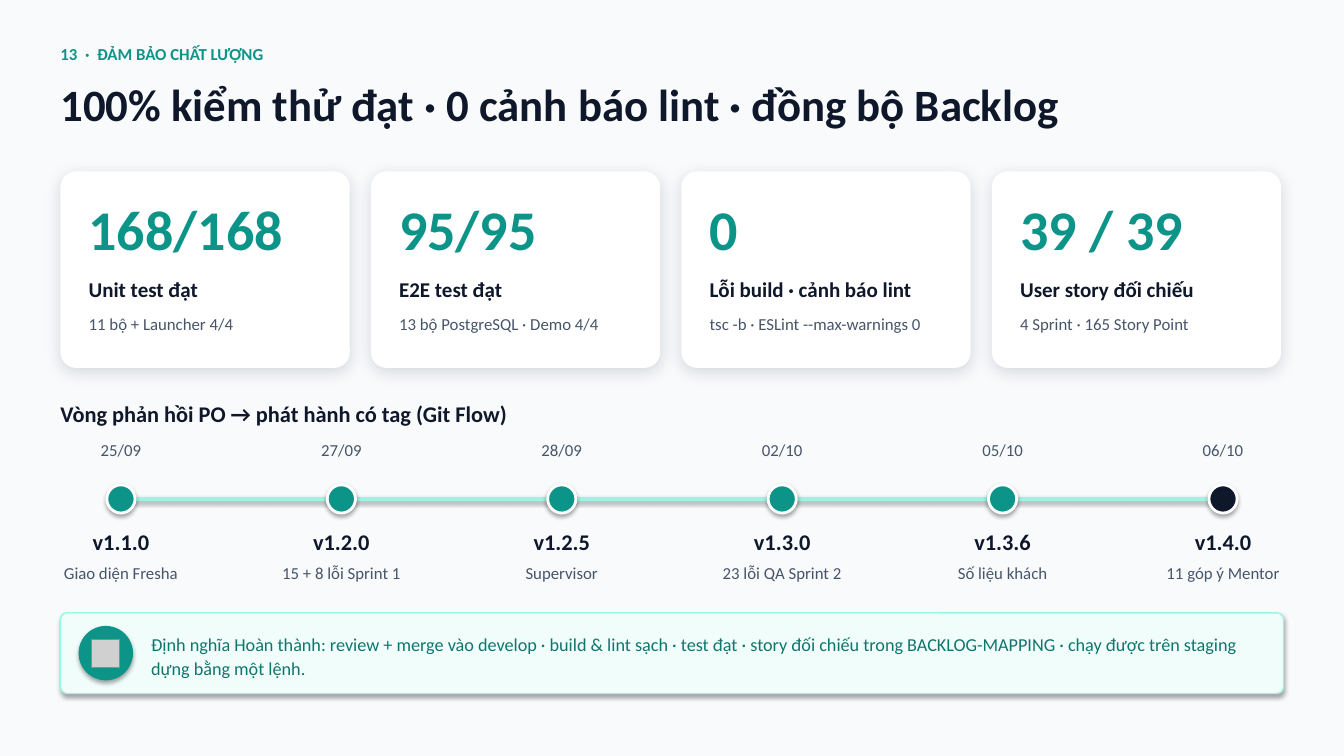
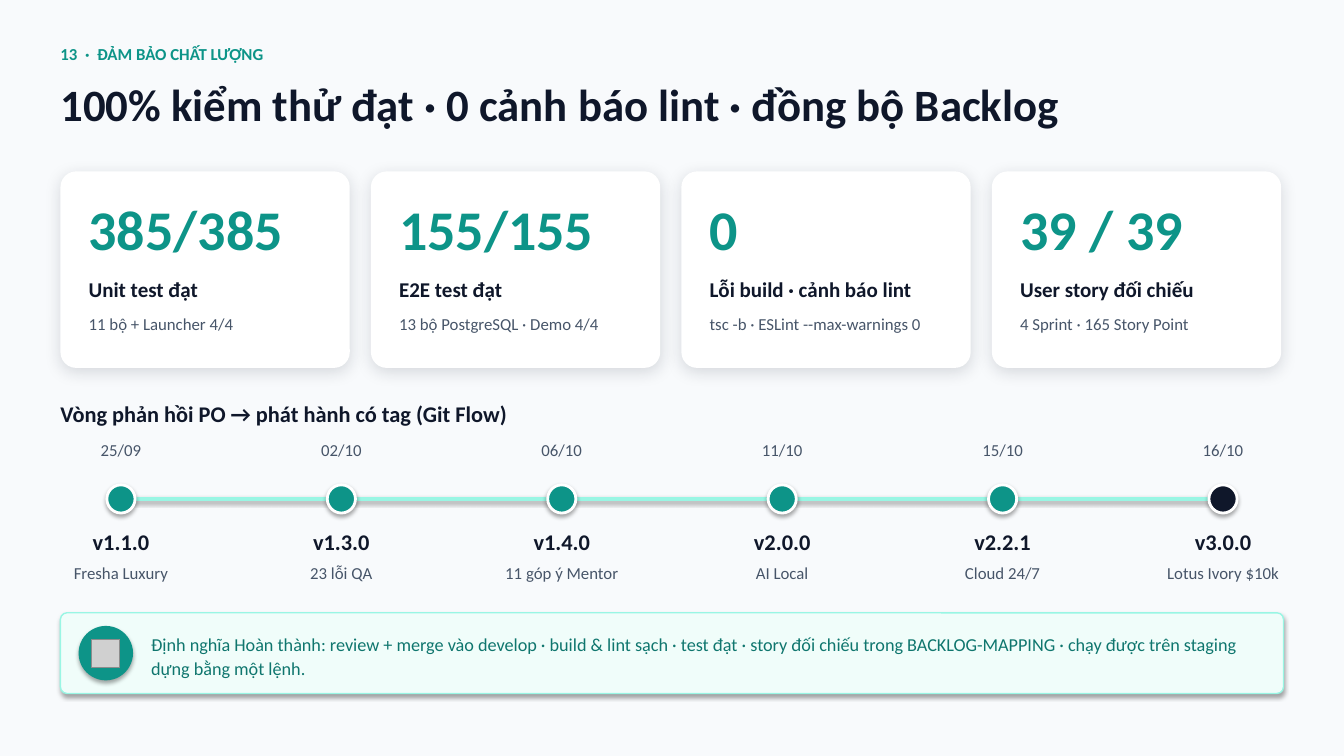
Before and after one commit to steveprovip/thucTap_HeThongDatLichSPA, a slide deck: slide 13 of docs/presentations/Slide_Bao_Cao_He_Thong_Dat_Lich_Salon_Spa.pptx. Drawn at 1344x756 pixels with LibreOffice and Linux fonts; fonts in the diff are those of the drawing; grey boxes stand for pictures. Boxes give left, top, right and bottom in pixels: in the first picture for what was removed or moved away, otherwise in the second. Text is boxed around its words. In the diff, an @@ line names an element or a change of style, - is before the commit and + after.

Commit message:
docs: dong bo so lieu bao cao Word va slide PPT len v3.0.0 (385 Unit tests, 155 E2E)

```diff
--- a/docs/presentations/Slide_Bao_Cao_He_Thong_Dat_Lich_Salon_Spa.pptx
+++ b/docs/presentations/Slide_Bao_Cao_He_Thong_Dat_Lich_Salon_Spa.pptx
@@ text at (89, 210, 283, 253): text changed @@
-168/168
+385/385
@@ text at (399, 210, 593, 253): text changed @@
-95/95
+155/155
@@ text at (321, 444, 361, 457): text changed @@
-27/09
+02/10
@@ text at (541, 444, 581, 457): text changed @@
-28/09
+06/10
@@ text at (762, 444, 802, 457): text changed @@
-02/10
+11/10
@@ text at (982, 444, 1022, 457): text changed @@
-05/10
+15/10
@@ text at (1203, 444, 1243, 457): text changed @@
-06/10
+16/10
@@ text at (313, 535, 369, 550): text changed @@
-v1.2.0
+v1.3.0
@@ text at (534, 535, 590, 550): text changed @@
-v1.2.5
+v1.4.0
@@ text at (754, 535, 810, 550): text changed @@
-v1.3.0
+v2.0.0
@@ text at (974, 535, 1030, 550): text changed @@
-v1.3.6
+v2.2.1
@@ text at (1195, 535, 1251, 550): text changed @@
-v1.4.0
+v3.0.0
@@ text at (74, 567, 168, 582): text changed @@
-Giao diện Fresha
+Fresha Luxury
@@ text at (310, 566, 372, 581): text changed @@
-15 + 8 lỗi Sprint 1
+23 lỗi QA
@@ text at (505, 567, 618, 582): text changed @@
-Supervisor
+11 góp ý Mentor
@@ text at (756, 567, 809, 579): text changed @@
-23 lỗi QA Sprint 2
+AI Local
@@ text at (965, 567, 1040, 580): text changed @@
-Số liệu khách
+Cloud 24/7
@@ text at (1167, 567, 1279, 582): text changed @@
-11 góp ý Mentor
+Lotus Ivory $10k
```
Also in this commit, not shown: 3 other files.
